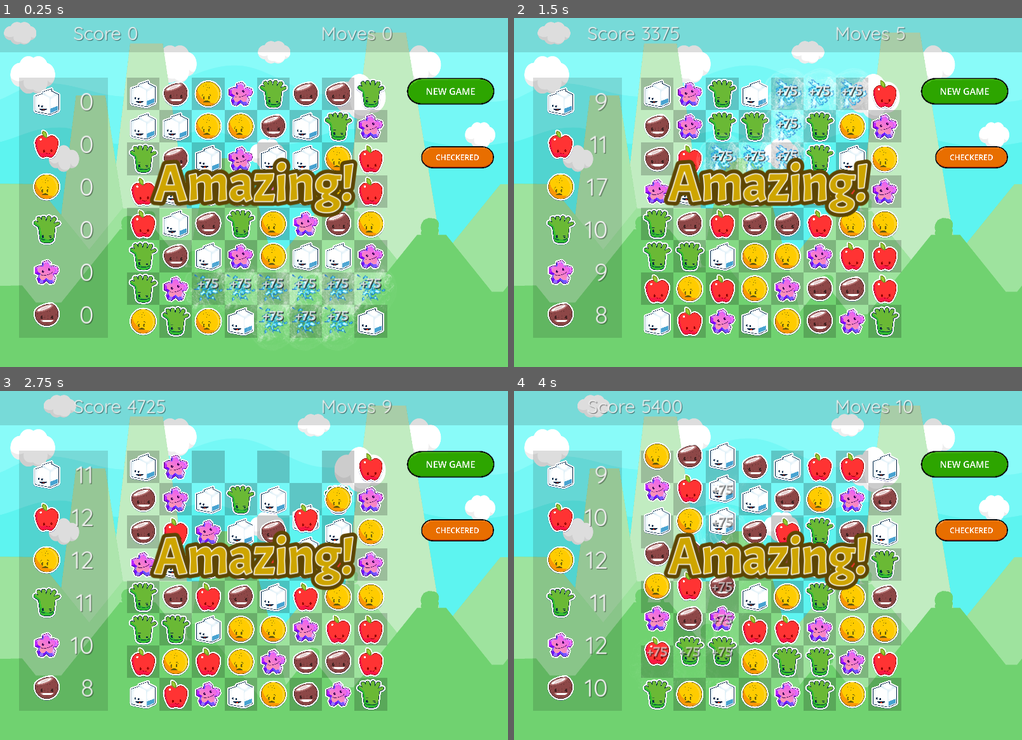
Above: before the commit, frames 1-4 (two rows, left to right).
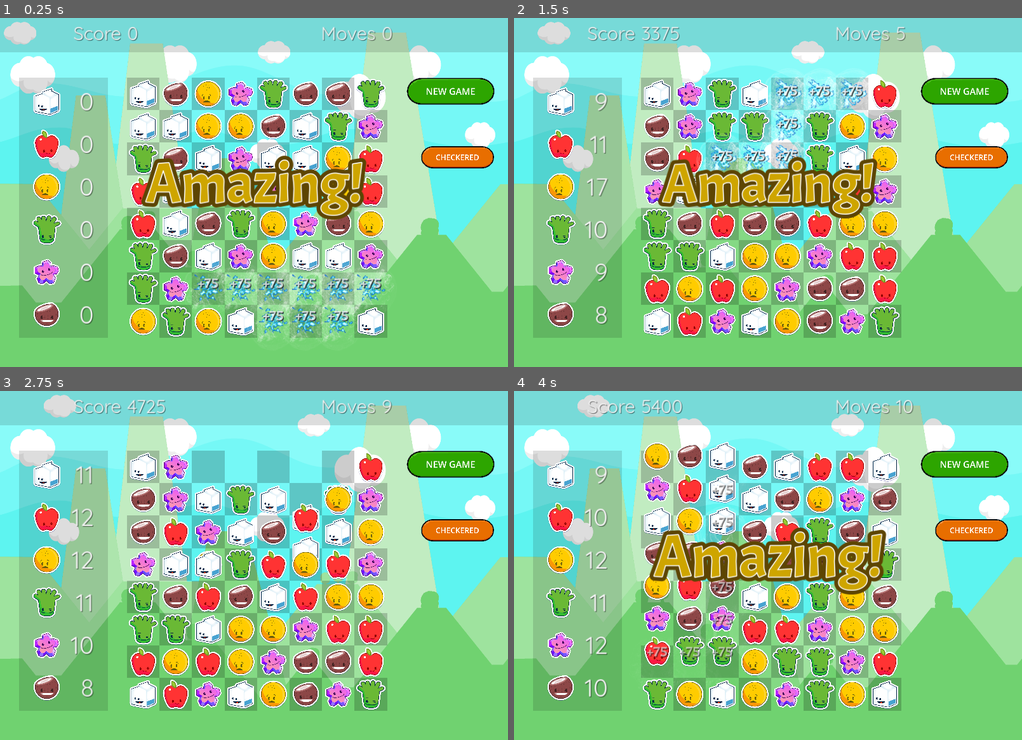
Above: after the commit, the same moments.

Repository: gitbrent/godot-match-3
Game: Godot game, scene res://game/game.tscn
Two runs of this game, one before a commit and one after it. Both use one fixed random seed, a clock stepped at 60 frames per second and the inputs below.
Inputs:
- Up to frame 1 (0.25 s): no input
- Up to frame 2 (1.5 s): click "NEW GAME" at 0.5 s; click "NEW GAME" at 1.25 s
- Up to frame 3 (2.75 s): click "CHECKERED" at 2 s
- Up to frame 4 (4 s): click "CHECKERED" at 2.75 s; click "NEW GAME" at 3.5 s

The runs differ from the first frame. In frame 1, 3.9% of the frame differs, in the area x 27-73%, y 39-58%; in frame 2, 3.2%; in frame 3, 4.5%; in frame 4, 4.7%, in the area x 26-74%, y 39-59%.

Commit message:
added game messages for multi-matches

Diff:
--- a/game/game.gd
+++ b/game/game.gd
@@ -3,12 +3,13 @@
 @onready var game_top_h_box:HBoxContainer = $ContTopBar/GameTopHBox
 @onready var game_stats:VBoxContainer = $ContGameStats/GameStats
 @onready var game_board:GameBoard = $ContBoard/Board
-@onready var animation_player:AnimationPlayer = $AnimationPlayer
+@onready var animation_player:AnimationPlayer = $ContMessages/AnimationPlayer
 
 func _ready():
 	game_board.connect("props_updated_moves", self._on_props_updated_moves)
 	game_board.connect("props_updated_score", self._on_props_updated_score)
 	game_board.connect("props_updated_gemsdict", self._on_props_updated_gemsdict)
+	game_board.connect("board_match_multi", self.on_board_match_multi)
 
 func _on_props_updated_gemsdict(gems_dict:Dictionary):
 	# EX: `{ "WHITE": 9, "RED": 11, "YELLOW": 14, "BROWN": 9, "GREEN": 9, "PURPLE": 12 }`
@@ -21,10 +22,14 @@
 
 func _on_props_updated_score(score:int):
 	game_top_h_box.get_child(0).get_child(1).text = str(score)
-	animation_player.play("show_msg_amazing")
 
 func _on_props_updated_moves(moves:int):
 	game_top_h_box.get_child(1).get_child(1).text = str(moves)
+
+func on_board_match_multi(match_cnt:int):
+	# TODO: add more messages
+	if match_cnt >= 2:
+		animation_player.play("show_msg_amazing")
 
 func _on_newgame_button_pressed():
 	game_board.new_game()
--- a/game/game.tscn
+++ b/game/game.tscn
@@ -29,28 +29,40 @@
 resource_name = "show_msg_amazing"
 tracks/0/type = "value"
 tracks/0/imported = false
-tracks/0/enabled = false
-tracks/0/path = NodePath("ContMessages/Msg-Amazing:modulate")
+tracks/0/enabled = true
+tracks/0/path = NodePath("ContMessages/Msg-Amazing:visible")
 tracks/0/interp = 1
 tracks/0/loop_wrap = true
 tracks/0/keys = {
-"times": PackedFloat32Array(0),
-"transitions": PackedFloat32Array(1),
-"update": 0,
-"values": [Color(1, 1, 1, 1)]
-}
-tracks/1/type = "value"
-tracks/1/imported = false
-tracks/1/enabled = true
-tracks/1/path = NodePath("ContMessages/Msg-Amazing:visible")
-tracks/1/interp = 1
-tracks/1/loop_wrap = true
-tracks/1/keys = {
 "times": PackedFloat32Array(0, 1),
 "transitions": PackedFloat32Array(1, 1),
 "update": 1,
 "values": [true, false]
 }
+tracks/1/type = "value"
+tracks/1/imported = false
+tracks/1/enabled = true
+tracks/1/path = NodePath("ContMessages/Msg-Amazing/RTL-Btm-Amazing:theme_override_font_sizes/normal_font_size")
+tracks/1/interp = 1
+tracks/1/loop_wrap = true
+tracks/1/keys = {
+"times": PackedFloat32Array(0, 0.5, 1),
+"transitions": PackedFloat32Array(1, 1, 1),
+"update": 0,
+"values": [204, 240, 204]
+}
+tracks/2/type = "value"
+tracks/2/imported = false
+tracks/2/enabled = true
+tracks/2/path = NodePath("ContMessages/Msg-Amazing/RTL-Top-Amazing:theme_override_font_sizes/normal_font_size")
+tracks/2/interp = 1
+tracks/2/loop_wrap = true
+tracks/2/keys = {
+"times": PackedFloat32Array(0, 0.5, 1),
+"transitions": PackedFloat32Array(1, 1, 1),
+"update": 0,
+"values": [204, 240, 204]
+}
 
 [sub_resource type="AnimationLibrary" id="AnimationLibrary_htlur"]
 _data = {
@@ -76,6 +88,9 @@
 grow_horizontal = 2
 grow_vertical = 2
 theme_override_styles/panel = SubResource("StyleBoxFlat_103kv")
+
+[node name="AudioGemMove" type="AudioStreamPlayer" parent="."]
+stream = ExtResource("8_7jpwb")
 
 [node name="ContTopClouds" type="Control" parent="."]
 layout_mode = 3
@@ -326,9 +341,6 @@
 [node name="Board" parent="ContBoard" instance=ExtResource("2_2ltbx")]
 position = Vector2(500, 250)
 
-[node name="AudioGemMove" type="AudioStreamPlayer" parent="."]
-stream = ExtResource("8_7jpwb")
-
 [node name="BtnNewGame" type="TextureButton" parent="."]
 offset_left = 1600.0
 offset_top = 250.0
@@ -390,12 +402,6 @@
 horizontal_alignment = 1
 vertical_alignment = 1
 
-[node name="AnimationPlayer" type="AnimationPlayer" parent="."]
-libraries = {
-"": SubResource("AnimationLibrary_htlur")
-}
-autoplay = "show_msg_amazing"
-
 [node name="ContMessages" type="Control" parent="."]
 custom_minimum_size = Vector2(2000, 230)
 layout_mode = 3
@@ -404,6 +410,13 @@
 offset_right = 2000.0
 offset_bottom = 770.0
 mouse_filter = 2
+
+[node name="AnimationPlayer" type="AnimationPlayer" parent="ContMessages"]
+root_node = NodePath("../..")
+libraries = {
+"": SubResource("AnimationLibrary_htlur")
+}
+autoplay = "show_msg_amazing"
 
 [node name="Msg-Amazing" type="Control" parent="ContMessages"]
 visible = false
@@ -435,6 +448,7 @@
 grow_horizontal = 2
 grow_vertical = 2
 theme = ExtResource("18_p5dta")
+theme_override_font_sizes/normal_font_size = 204
 bbcode_enabled = true
 text = "[center]Amazing![/center]"
 fit_content = true
@@ -455,6 +469,7 @@
 grow_horizontal = 2
 grow_vertical = 2
 theme = ExtResource("17_j7spk")
+theme_override_font_sizes/normal_font_size = 204
 bbcode_enabled = true
 text = "[center]Amazing![/center]"
 fit_content = true
--- a/game_board/GameBoard.gd
+++ b/game_board/GameBoard.gd
@@ -6,6 +6,7 @@
 signal props_updated_moves(moves:int)
 signal props_updated_score(score:int)
 signal props_updated_gemsdict(gems_dict:Dictionary)
+signal board_match_multi(match_cnt:int)
 # SCENES
 @onready var grid_container:GridContainer = $GridContainer
 @onready var hbox_container:HBoxContainer = $HBoxContainer
@@ -367,6 +368,9 @@
 			var score = match_scores[gem_cell]
 			gem_cell.explode_gem(gem_cell.gem_color, score)
 
+	# B: Show game messages (ex: "Amazing!")
+	emit_signal("board_match_multi", matches.size())
+
 	# TODO: FIXME: gem counts need to update faster (they currently update after the animation completes)!!
 	# seemingly, this would work fine located here but its not - the UI update requires a frame update i guess?
 	signal_game_props_count_gems()
